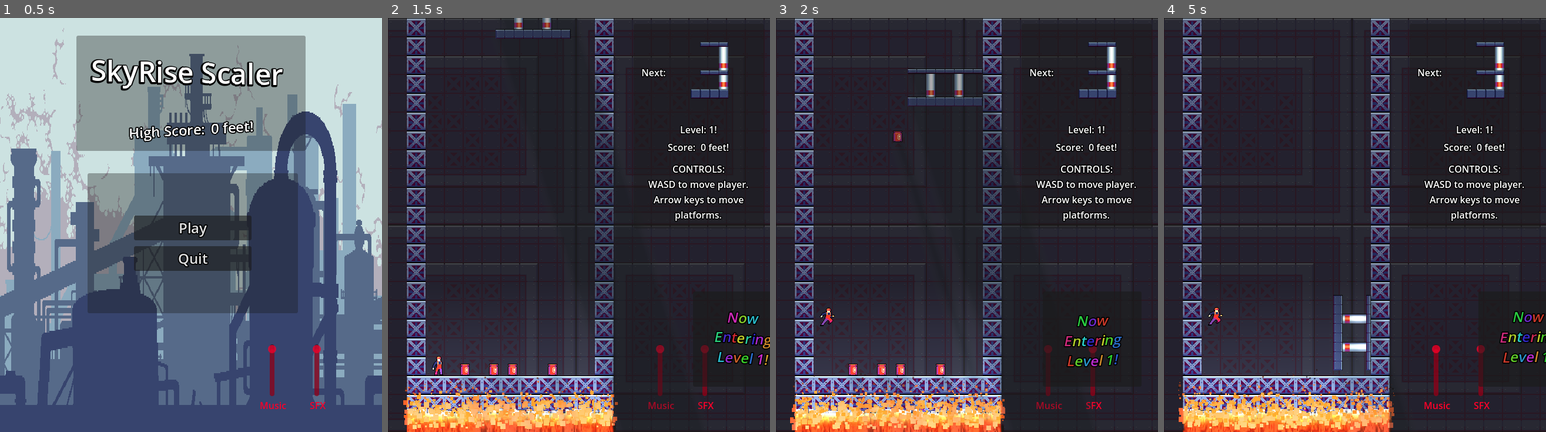
Above: before the commit, frames 1-4 (left to right).
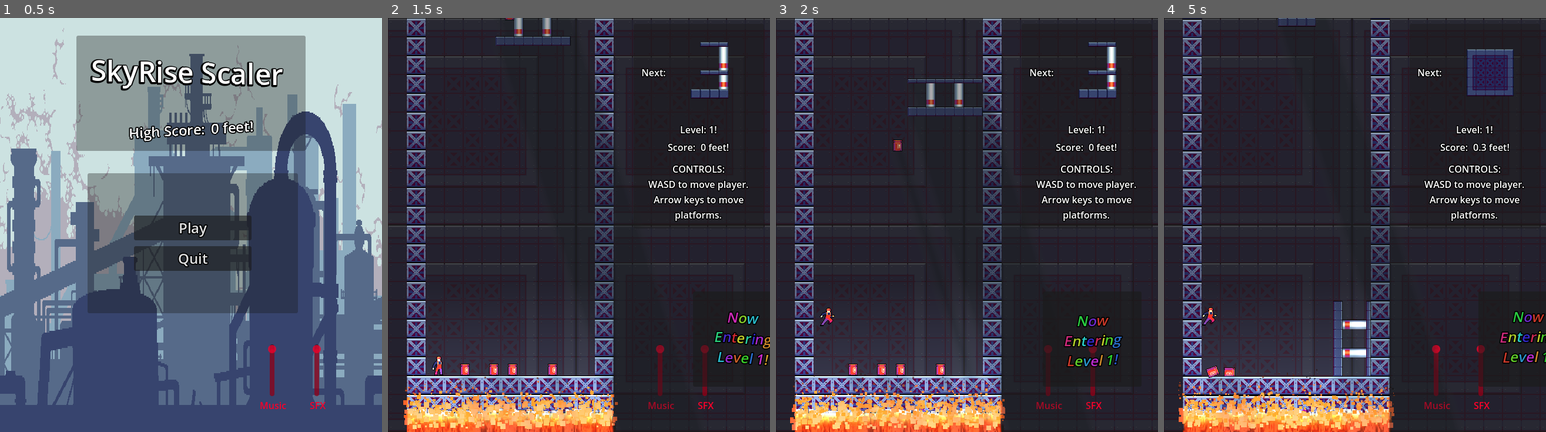
Above: after the commit, the same moments.

Repository: RexShipton/SkyRise-Scaler
Game: Godot game, scene res://scenes/main_menu.tscn
The game is run twice, just before and just after one commit, with the same random seed, the same clock (stepped at 60 frames per second) and the same inputs. Sound files missing from this copy of the repository are replaced by a short silence.
Inputs (mouse positions are in pixels of both pictures, inside the frame that each line leads up to):
- Up to frame 1 (0.5 s): no input
- Up to frame 2 (1.5 s): click "Play" at 0.5 s; move the mouse to (663, 204) at 1.27 s; hold Right (block_right) from 1.28 s (still down); hold Down (block_fast_fall) from 1.28 s (still down)
- Up to frame 3 (2 s): keep holding Right (block_right); keep holding Down (block_fast_fall); tap W (character_jump) at 1.52 s
- Up to frame 4 (5 s): move the mouse to (1278, 245) at 2.02 s; release Down (block_fast_fall) at 2.03 s; tap Down (block_fast_fall) at 2.1, 3.8 s; tap W (character_jump) at 2.27, 3.77, 4.52 s; move the mouse to (1393, 133) at 2.77 s; release Right (block_right) at 2.78 s; hold Left (block_left) 2.78-3.53 s; hold Down (block_fast_fall) 2.78-3.53 s; tap Up (block_rotate) at 2.85 s; move the mouse to (1335, 307) at 3.52 s; hold Right (block_right) from 3.53 s (still down); tap S (character_crouch) at 3.6 s; move the mouse to (1469, 287) at 4.27 s; hold Down (block_fast_fall) from 4.28 s (still down)

Frame 1 is identical in both runs. In frame 2, 0.8% of the frame differs, in the area x 28-83%, y 0-100%; in frame 3, 1.5%; in frame 4, 8.4%, in the area x 4-92%, y 0-100%.
Error before the commit: Invalid operands 'float' and 'Nil' in operator '+'. (res://scenes/piece.gd:35)

Commit message:
fixed mapspeed bug and increased piece speed.

Diff:
--- a/new-game-project/scenes/map_looper.gd
+++ b/new-game-project/scenes/map_looper.gd
@@ -33,6 +33,7 @@
 @export var speedIncreasePerSecond : float = .1
 
 func _ready() -> void:
+	ScoreManager.scoreResource.change_map_speed(mapDropSpeed)
 	tileMaps.append(tile_map_layer_1)
 	tileMaps.append(tile_map_layer_2)
 	tileMaps.append(tile_map_layer_3)
--- a/new-game-project/scenes/piece.gd
+++ b/new-game-project/scenes/piece.gd
@@ -1,7 +1,7 @@
 extends CharacterBody2D
 
 
-var isPlaced : bool = false
+var isPlaced : bool = true
 @export var move_speed : int = 200
 @export var fall_speed : int = 20
 @export var fast_fall_speed : int = 200
@@ -32,7 +32,7 @@
 func _process(_delta: float) -> void:
 	if !isPlaced:
 
-		velocity.y = fall_speed + (Input.get_action_strength("block_fast_fall") * fast_fall_speed) + ScoreManager.scoreResource.mapSpeed
+		velocity.y = fall_speed + (Input.get_action_strength("block_fast_fall") * fast_fall_speed) + (ScoreManager.scoreResource.mapSpeed * 2)
 
 		velocity.x = Input.get_axis("block_left","block_right") * move_speed
 
--- a/new-game-project/world.gd
+++ b/new-game-project/world.gd
@@ -35,7 +35,7 @@
 func _ready() -> void:
 
 	next_piece = get_random_piece(pieces).instantiate()
-	next_piece.isPlaced = true
+	#next_piece.isPlaced = true
 	sub_viewport.add_child(next_piece)
 
 
@@ -55,7 +55,7 @@
 		active_block.piece_placed.connect(_on_piece_placed)
 
 		next_piece = get_random_piece(pieces).instantiate()
-		next_piece.isPlaced = true
+		#next_piece.isPlaced = true
 		sub_viewport.add_child(next_piece)
 		next_piece.global_position = Vector2(sub_viewport.size.x / 2.0, sub_viewport.size.y / 2.0)
 		next_piece_picked.emit(sub_viewport.get_texture())
